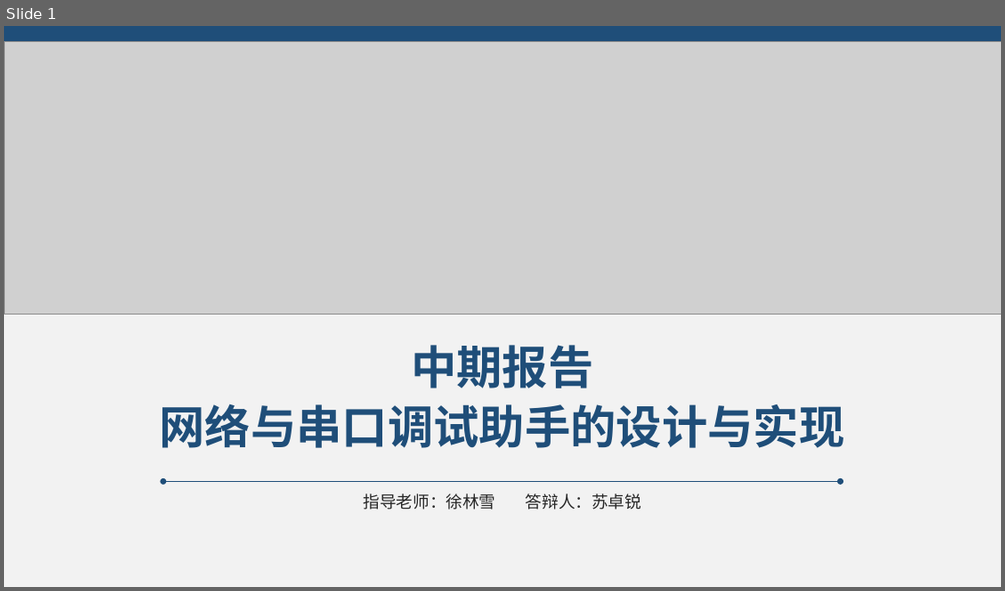
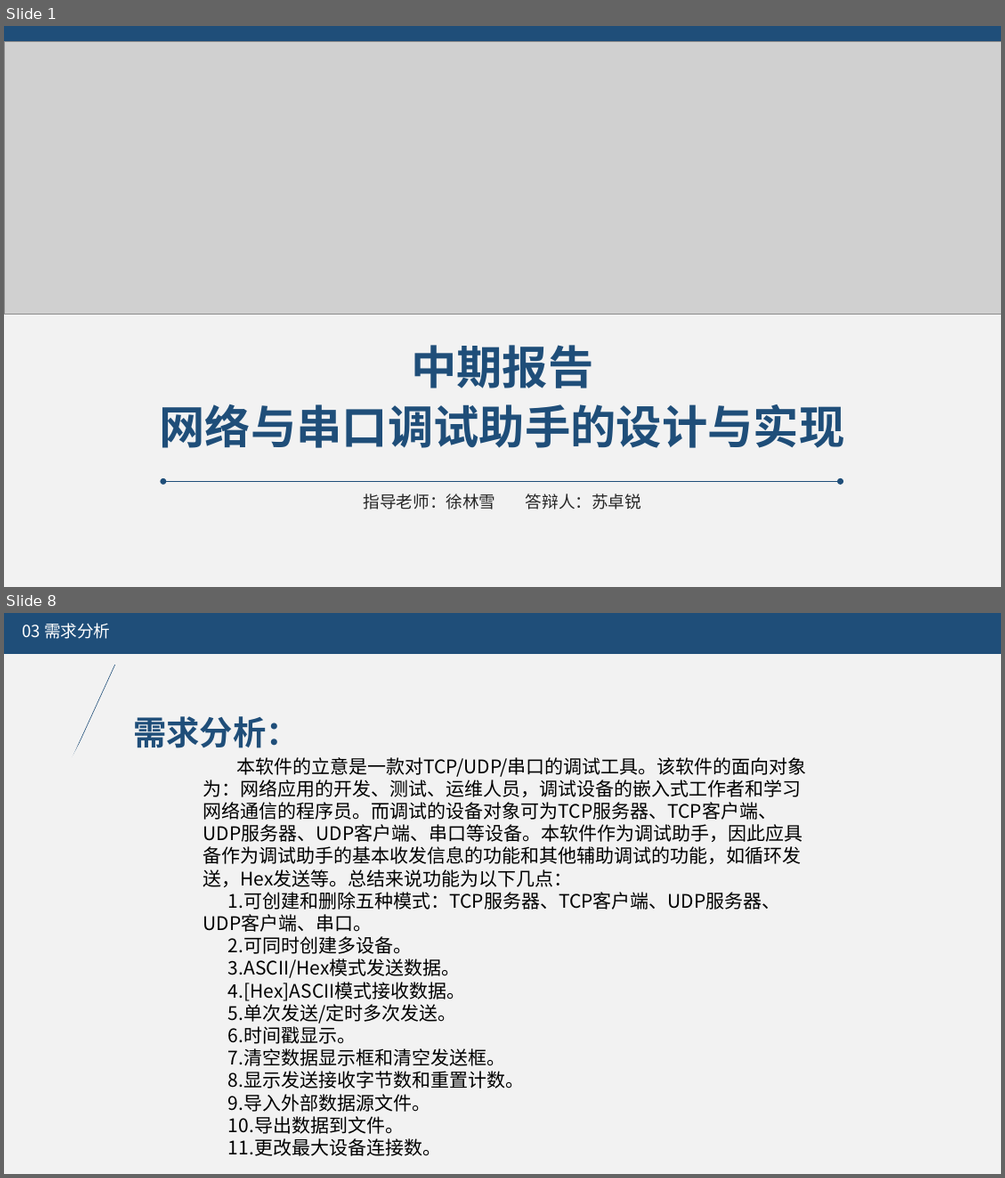
Before and after one commit to suzhuorui/QtHelper, a slide deck: 文档/RJ16852111苏卓锐（中期答辩）.pptx. Shown one above the other, each under a label of ours: slide 1 before the commit, slides 1 and 8 after it; the slides between them are not shown. The pictures are 1005x591 and 1005x1178 pixels, drawn with LibreOffice and Linux fonts; fonts in the diff are those of the drawing; grey boxes stand for pictures. Boxes give left, top, right and bottom in pixels: in the first picture for what was removed or moved away, otherwise in the second. Text is boxed around its words. In the diff, an @@ line names an element or a change of style, - is before the commit and + after.

```diff
--- a/文档/RJ16852111苏卓锐（中期答辩）.pptx
+++ b/文档/RJ16852111苏卓锐（中期答辩）.pptx
@@ slide 8 added at <box>4,613,1001,1174</box>, background #F2F2F2 @@
@@ rectangle added at <box>4,613,1001,654</box>, fill #1F4E79 @@
@@ text added at <box>22,623,110,639</box>, 16 pt, text #FFFFFF @@
+03 需求分析
@@ line added from (72, 757) to (114, 665), #1F4E79 0.5 pt @@
@@ rectangle added at <box>60,669,148,795</box>, fill #F2F2F2 @@
@@ text added at <box>133,716,299,748</box>, 32 pt, text #1F4E79, bold @@
+需求分析：
@@ text added at <box>203,757,806,1156</box>, 18 pt, text #000000 @@
+本软件的立意是一款对TCP/UDP/串口的调试工具。该软件的面向对象为：网络应用的开发、测试、运维人员，调试设备的嵌入式工作者和学习网络通信的程序员。而调试的设备对象可为TCP服务器、TCP客户端、UDP服务器、UDP客户端、串口等设备。本软件作为调试助手，因此应具备作为调试助手的基本收发信息的功能和其他辅助调试的功能，如循环发送，Hex发送等。总结来说功能为以下几点：
+1.可创建和删除五种模式：TCP服务器、TCP客户端、UDP服务器、UDP客户端、串口。
+2.可同时创建多设备。
+3.ASCII/Hex模式发送数据。
+4.[Hex]ASCII模式接收数据。
+5.单次发送/定时多次发送。
+6.时间戳显示。
+7.清空数据显示框和清空发送框。
+8.显示发送接收字节数和重置计数。
+9.导入外部数据源文件。
+10.导出数据到文件。
+11.更改最大设备连接数。
```
Also in this commit, not shown: 11 slides changed, 10 other slides added, 1 slide removed, 5 other files.
